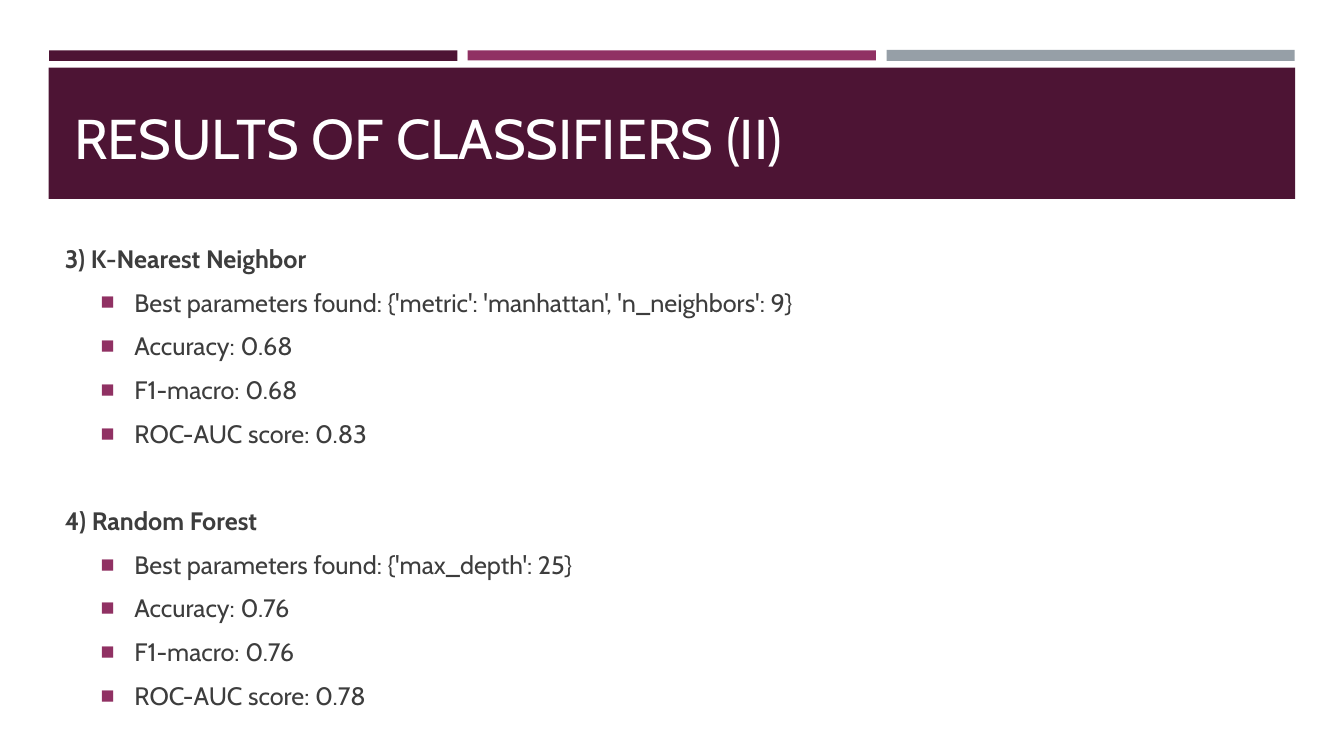
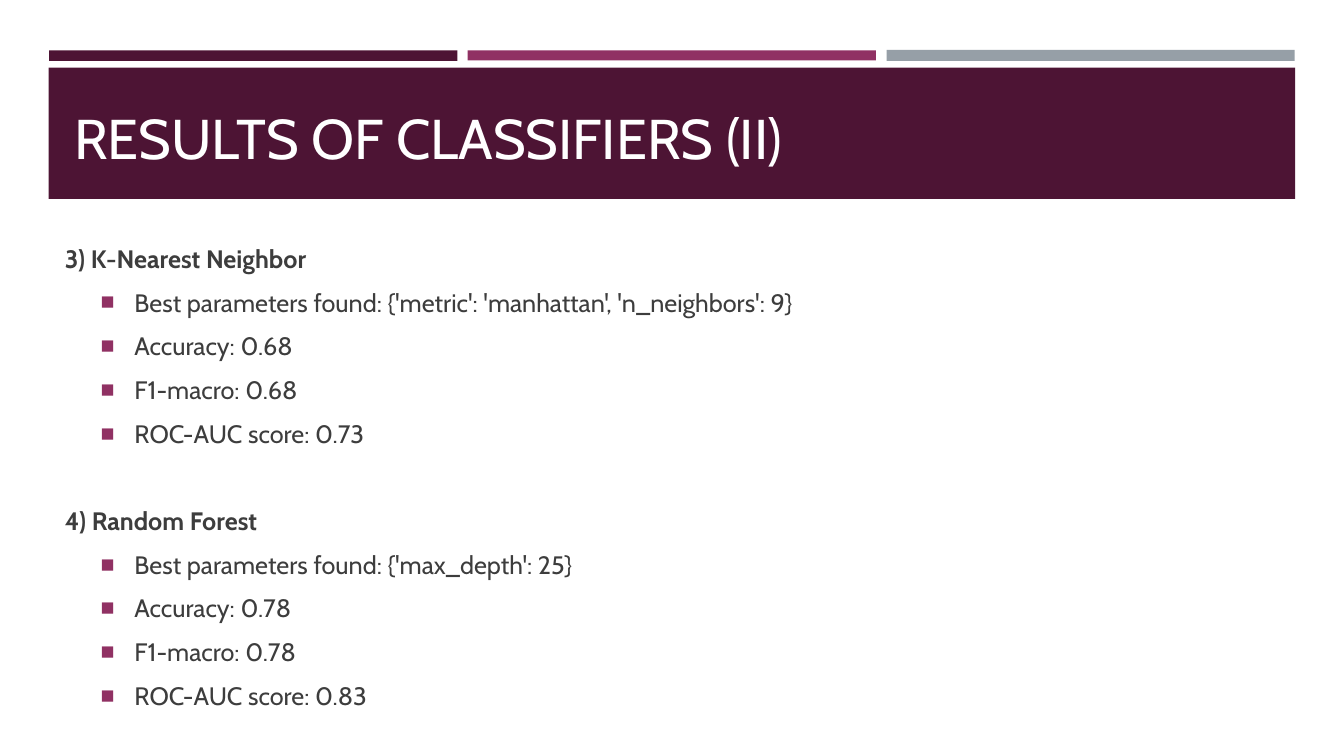
Before and after one commit to stefanopc/Mental-Health-Tech-Prediction, a slide deck: slide 15 of ProjectWorkPPT.pptx. Drawn at 1344x756 pixels with LibreOffice and Linux fonts; fonts in the diff are those of the drawing. Boxes give left, top, right and bottom in pixels: in the first picture for what was removed or moved away, otherwise in the second. Text is boxed around its words. In the diff, an @@ line names an element or a change of style, - is before the commit and + after.

```diff
--- a/ProjectWorkPPT.pptx
+++ b/ProjectWorkPPT.pptx
@@ text at (134,425,364,444): text changed @@
-  ■ ROC-AUC score: 0.83
+  ■ ROC-AUC score: 0.73
@@ text at (134,599,367,706): text changed @@
-  ■ Accuracy: 0.76
-  ■ F1-macro: 0.76
-  ■ ROC-AUC score: 0.78
+  ■ Accuracy: 0.78
+  ■ F1-macro: 0.78
+  ■ ROC-AUC score: 0.83
```
Also in this commit, not shown: 3 other slides changed.
